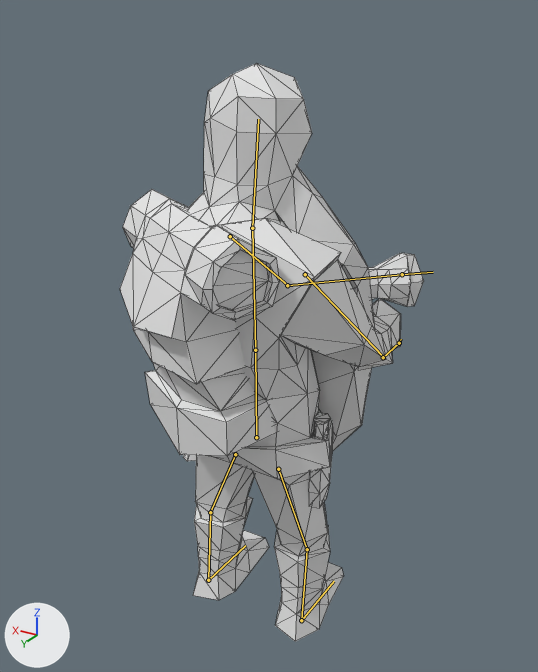
The Blender file Animations/NecromancerTerror.blend as it was, and as the next commit left it.
Both versions are drawn from a 50 mm camera at (-5.37, 8.62, 9.42) aimed at (0.16, -0.61, 4.81). Lighting does not change. The marker at lower left points along +X, +Y and +Z. Both versions are drawn at frame 5 of the action 'Armature.000Action.001'; the numbers are the values there. The bones that bend it are drawn over the model as lines. Mesh edges are drawn as thin lines.
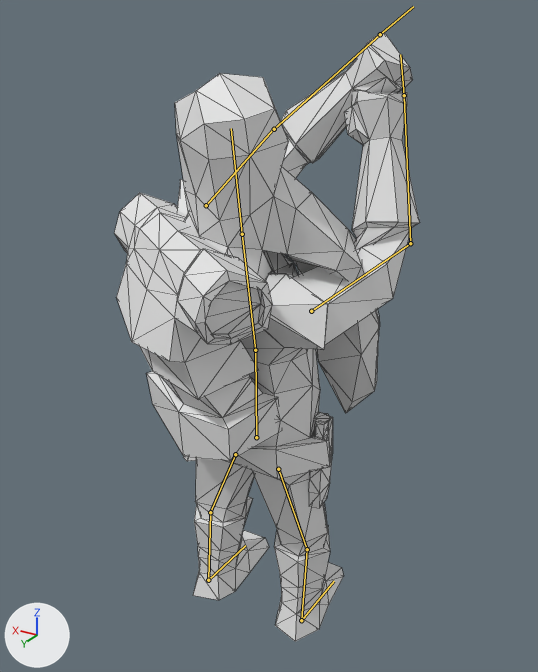
Commit message: improved terror animation

Pixel boxes (x1, y1, x2, y2) of what changed, in the pictures (538 x 672 px):
'Cube.002', posed: before (120, 63, 424, 641); after (114, 31, 420, 641)
bone 'Chest', root to tip: before (255, 350) to (252, 228); after (255, 350) to (242, 234)
bone 'Shoulder.R', root to tip: before (305, 274) to (383, 357); after (311, 311) to (410, 243)
bone 'Shoulder.L', root to tip: before (230, 236) to (287, 285); after (206, 205) to (273, 129)
bone 'Head', root to tip: before (252, 228) to (258, 119); after (242, 234) to (231, 128)

The change in detail:
Bone 'Chest' (bone_chest) turns from (-1, -41, 0) to (-12, -41, 7) degrees about its own x, y and z.
Bone 'Shoulder.R' (bone_shoulder_r) moves from (0.21, -0.17, 0.37) to (0.07, 0.18, 0.91).
Bone 'Shoulder.R' (bone_shoulder_r) turns from (61, -38, -70) to (50, 42, -75) degrees about its own x, y and z.
Bone 'Shoulder.L' (bone_shoulder_l) moves from (0.0, 0.0, 0.0) to (0.28, -0.59, -0.04).
Bone 'Shoulder.L' (bone_shoulder_l) turns from (-9, -9, 42) to (-65, 20, 62) degrees about its own x, y and z.
Bone 'Head' (bone_head) turns from (5, 7, -1) to (0, 7, 3) degrees about its own x, y and z.
